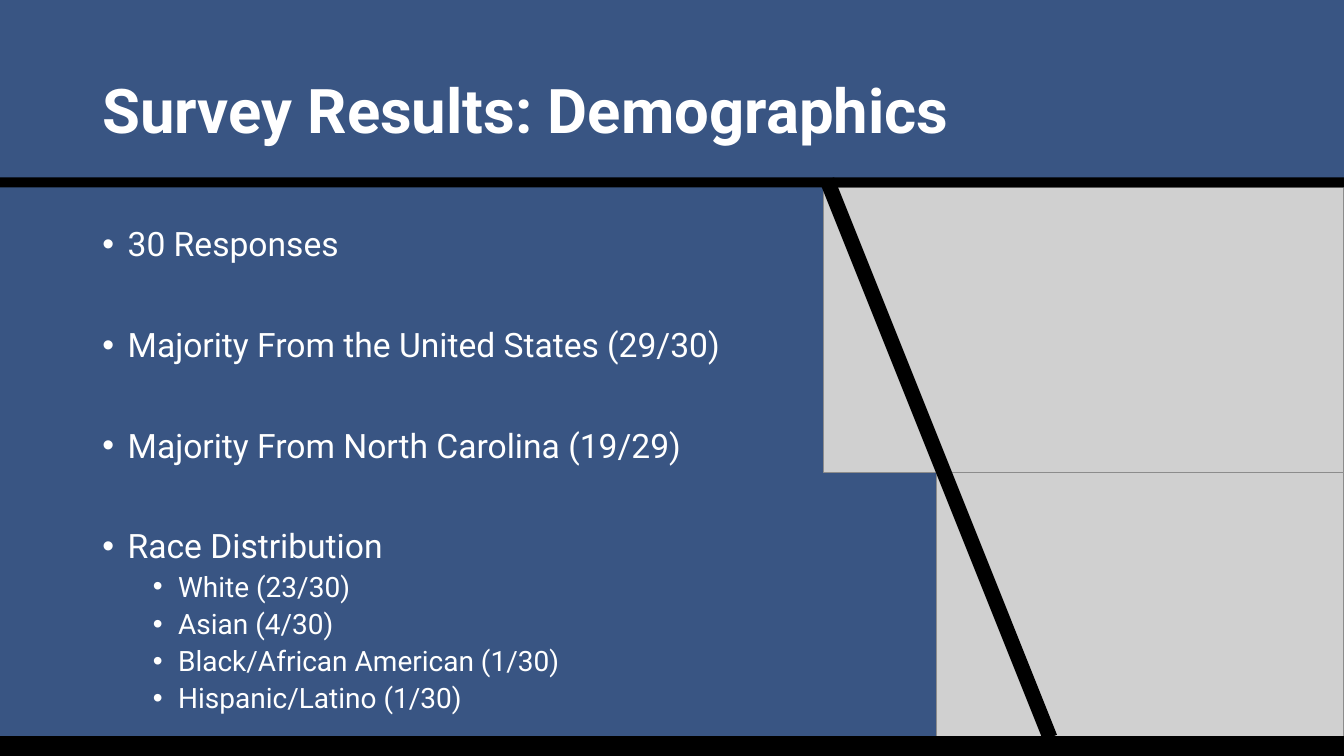
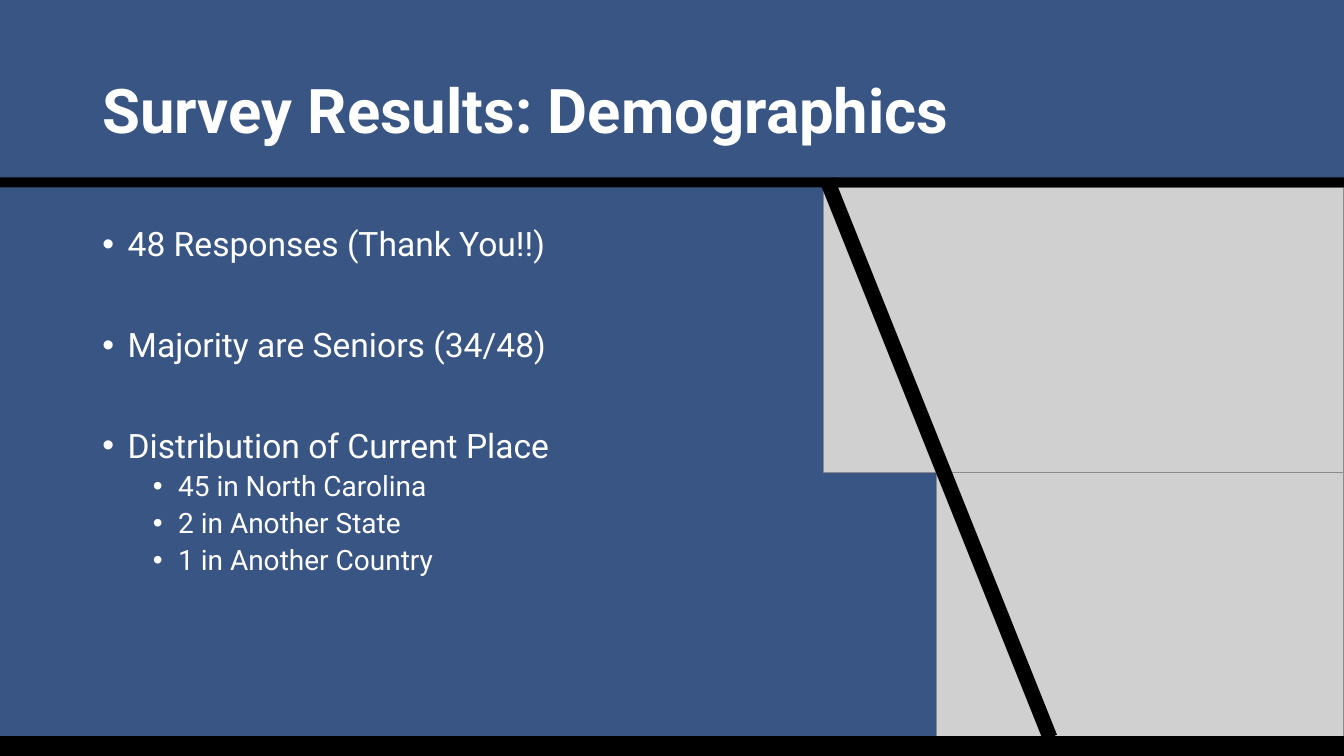
Before and after one commit to SuperMarioGiacomazzo/STOR538_WEBSITE, a slide deck: slide 3 of Slides/Sports Analytics 1/Sports_Analytics_1_Lecture.pptx (slide 2 before the commit). Drawn at 1344x756 pixels with LibreOffice and Linux fonts; fonts in the diff are those of the drawing; grey boxes stand for pictures. Boxes give left, top, right and bottom in pixels: in the first picture for what was removed or moved away, otherwise in the second. Text is boxed around its words. In the diff, an @@ line names an element or a change of style, - is before the commit and + after.

```diff
--- a/Slides/Sports Analytics 1/Sports_Analytics_1_Lecture.pptx
+++ b/Slides/Sports Analytics 1/Sports_Analytics_1_Lecture.pptx
@@ text at [128, 229, 549, 576]: text changed @@
-• 30 Responses
-• Majority From the United States (29/30)
-• Majority From North Carolina (19/29)
-• Race Distribution
-  • White (23/30)
-  • Asian (4/30)
-  • Black/African American (1/30)
-  • Hispanic/Latino (1/30)
+• 48 Responses (Thank You!!)
+• Majority are Seniors (34/48)
+• Distribution of Current Place
+  • 45 in North Carolina
+  • 2 in Another State
+  • 1 in Another Country
```
Also in this commit, not shown: 2 other slides changed, 3 slides added, 9 other files.
